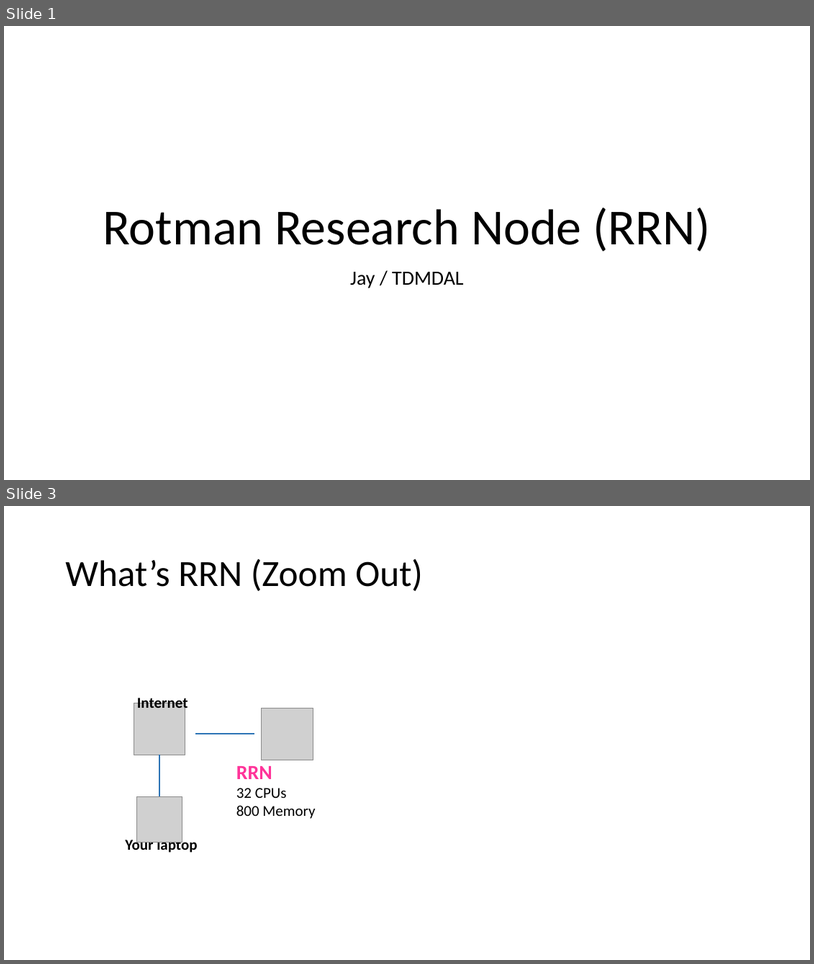
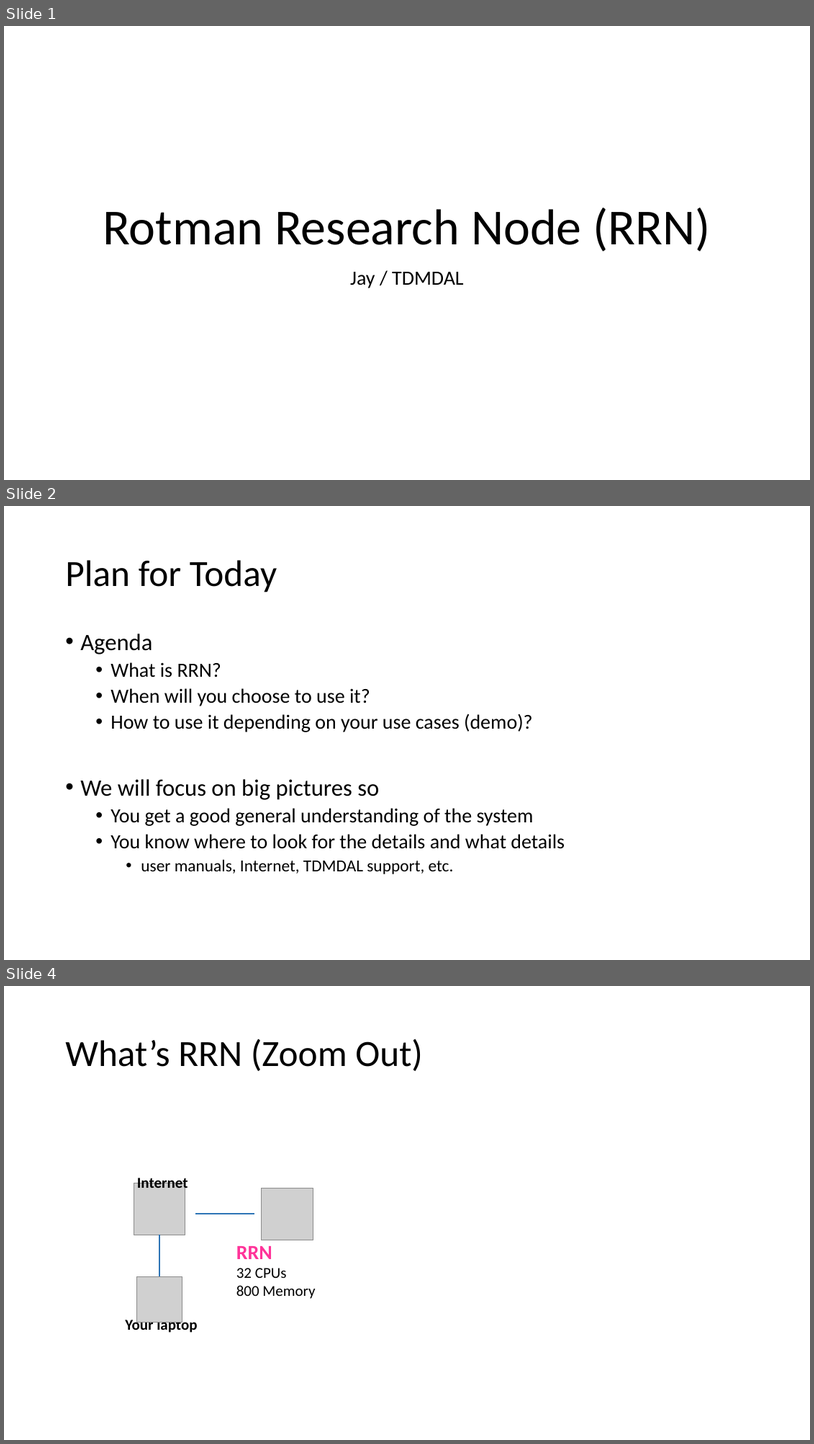
Before and after one commit to tdmdal/rrn-workshop, a slide deck: rrn_intro.pptx. Shown one above the other, each under a label of ours: slides 1 and 3 before the commit, slides 1, 2 and 4 after it; the slides between them are not shown. The pictures are 814x964 and 814x1444 pixels, drawn with LibreOffice and Linux fonts; fonts in the diff are those of the drawing; grey boxes stand for pictures. Boxes give left, top, right and bottom in pixels: in the first picture for what was removed or moved away, otherwise in the second. Text is boxed around its words. In the diff, an @@ line names an element or a change of style, - is before the commit and + after.

```diff
--- a/rrn_intro.pptx
+++ b/rrn_intro.pptx
@@ slide 2 added at (4,506,810,960), background #FFFFFF @@
@@ title added at (65,560,277,592), 44 pt, text #000000 @@
+Plan for Today
@@ text added at (80,633,565,874), 24 pt, text #000000 @@
+• Agenda
+  • What is RRN?
+  • When will you choose to use it?
+  • How to use it depending on your use cases (demo)?
+• We will focus on big pictures so
+  • You get a good general understanding of the system
+  • You know where to look for the details and what details
+    • user manuals, Internet, TDMDAL support, etc.
@@ what was slide 3 is now slide 4 @@
```
Also in this commit, not shown: 16 slides changed, 5 other slides added, 2 other files.
